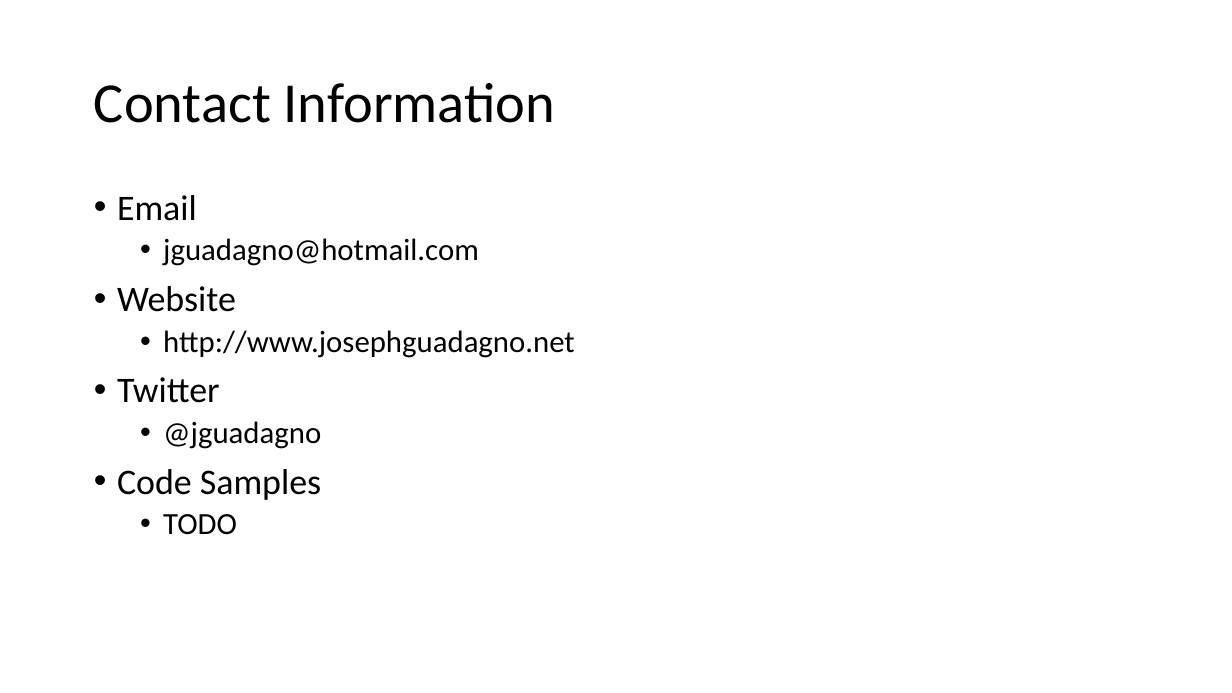
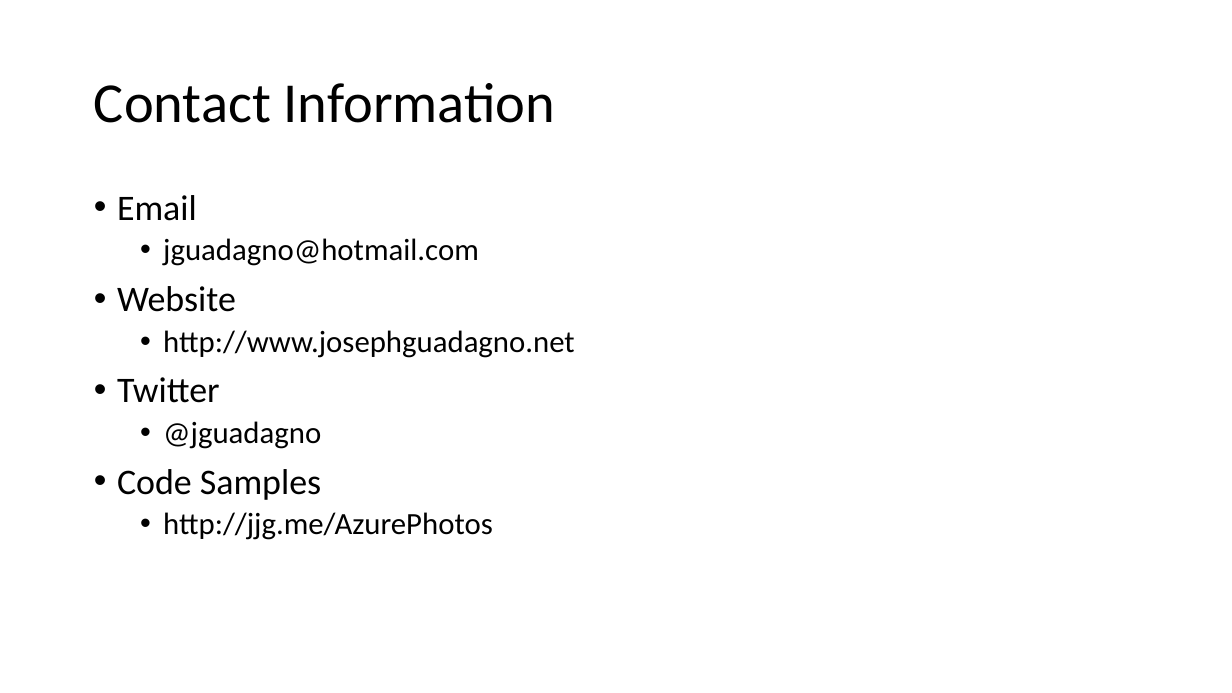
Before and after one commit to jguadagno/AzurePhotos, a slide deck: slide 27 of Azure Cloud Services.pptx. Drawn at 1232x693 pixels with LibreOffice and Linux fonts; fonts in the diff are those of the drawing. Boxes give left, top, right and bottom in pixels: in the first picture for what was removed or moved away, otherwise in the second. Text is boxed around its words. In the diff, an @@ line names an element or a change of style, - is before the commit and + after.

```diff
--- a/Azure Cloud Services.pptx
+++ b/Azure Cloud Services.pptx
@@ text at (x1=163, y1=512, x2=493, y2=540): text changed @@
-  • TODO
+  • http://jjg.me/AzurePhotos
```
Also in this commit, not shown: 2 other slides changed, 2 other files.
